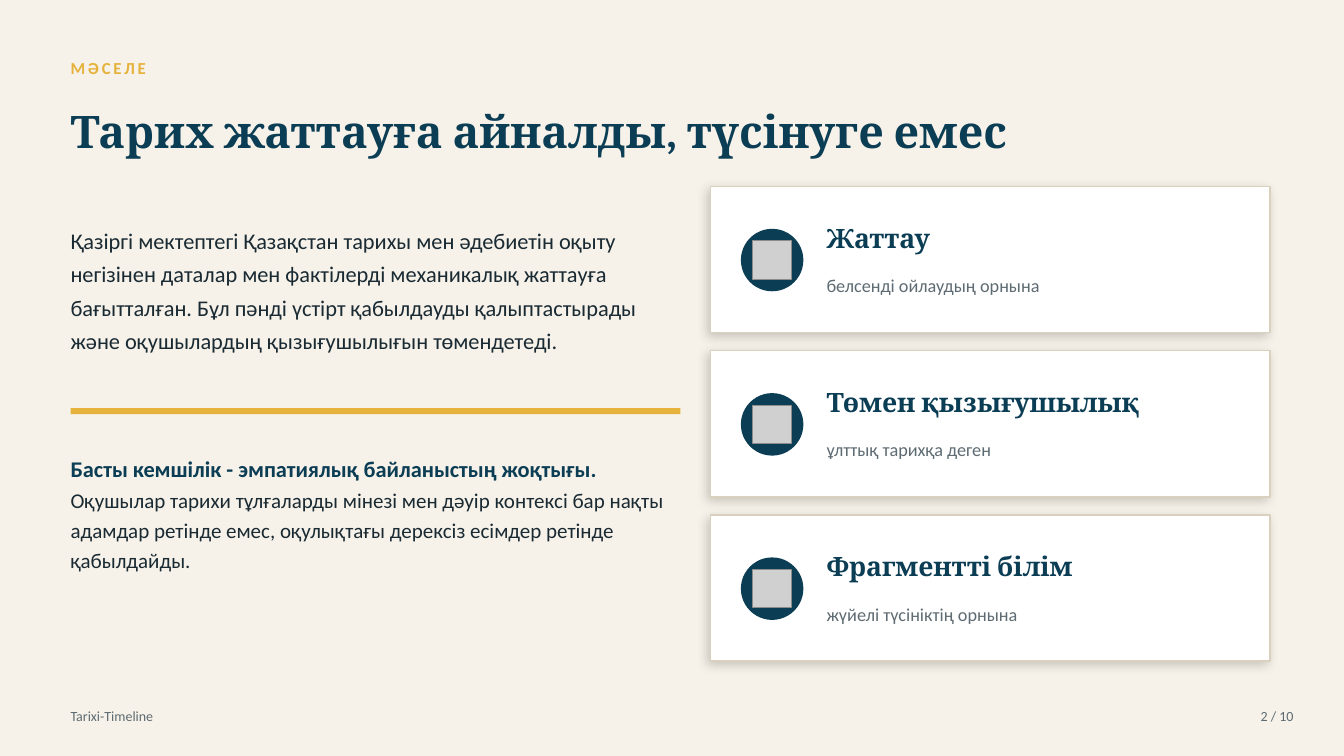
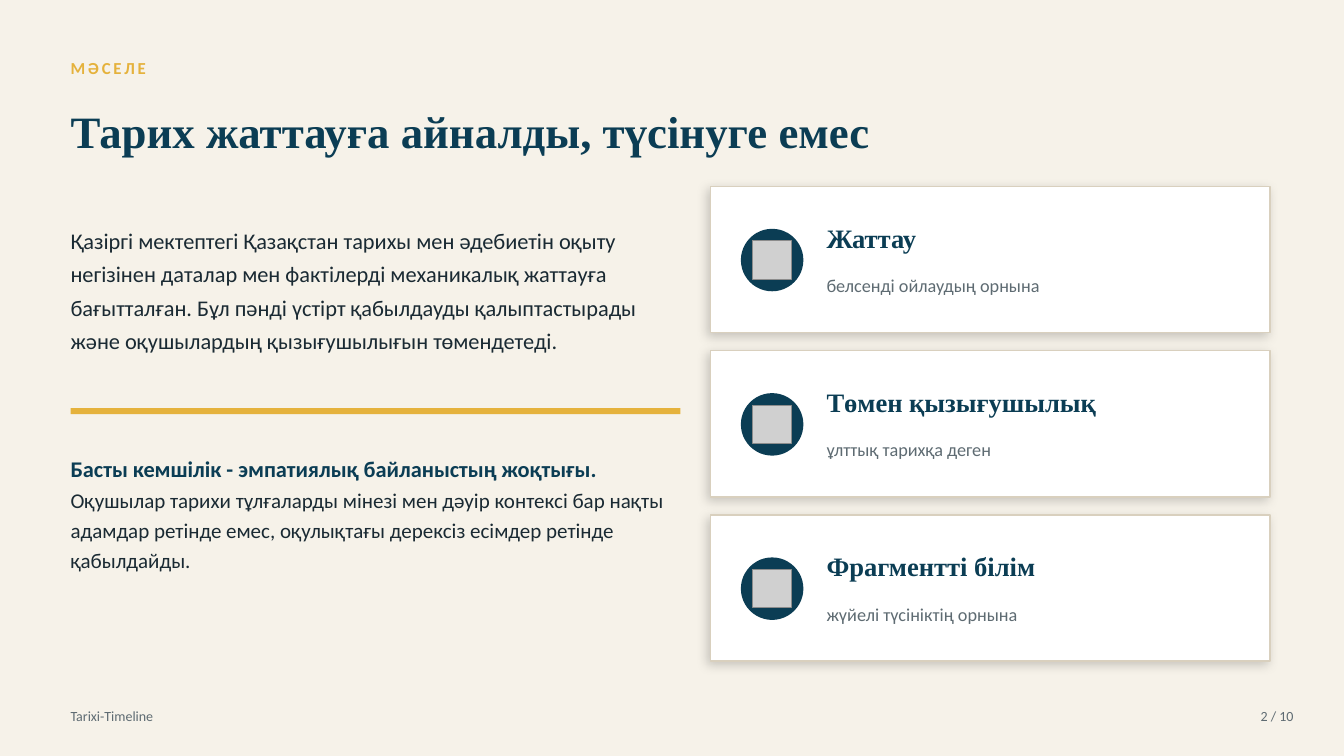
Before and after one commit to bekarazhan/tarixi-timeline, a slide deck: slide 2 of grant-presentation/Tarixi-Timeline_Tauelsizdik_urpaqtary.pptx. Drawn at 1344x756 pixels with LibreOffice and Linux fonts; fonts in the diff are those of the drawing; grey boxes stand for pictures. Boxes give left, top, right and bottom in pixels: in the first picture for what was removed or moved away, otherwise in the second. Text is boxed around its words. In the diff, an @@ line names an element or a change of style, - is before the commit and + after.

```diff
--- a/grant-presentation/Tarixi-Timeline_Tauelsizdik_urpaqtary.pptx
+++ b/grant-presentation/Tarixi-Timeline_Tauelsizdik_urpaqtary.pptx
@@ font Cambria to Times New Roman in 4 elements at <box>71,117,870,158</box>, <box>827,230,917,253</box>, <box>827,394,1096,418</box>, <box>827,557,1035,582</box> @@
```
Also in this commit, not shown: 9 other slides changed, 7 other files.
